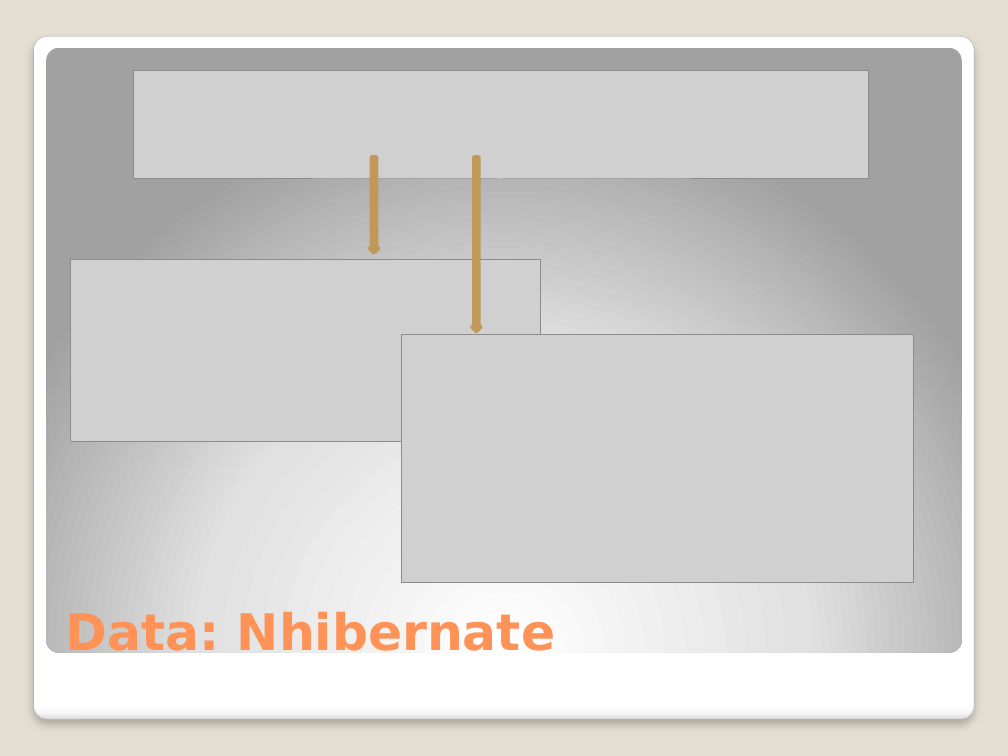
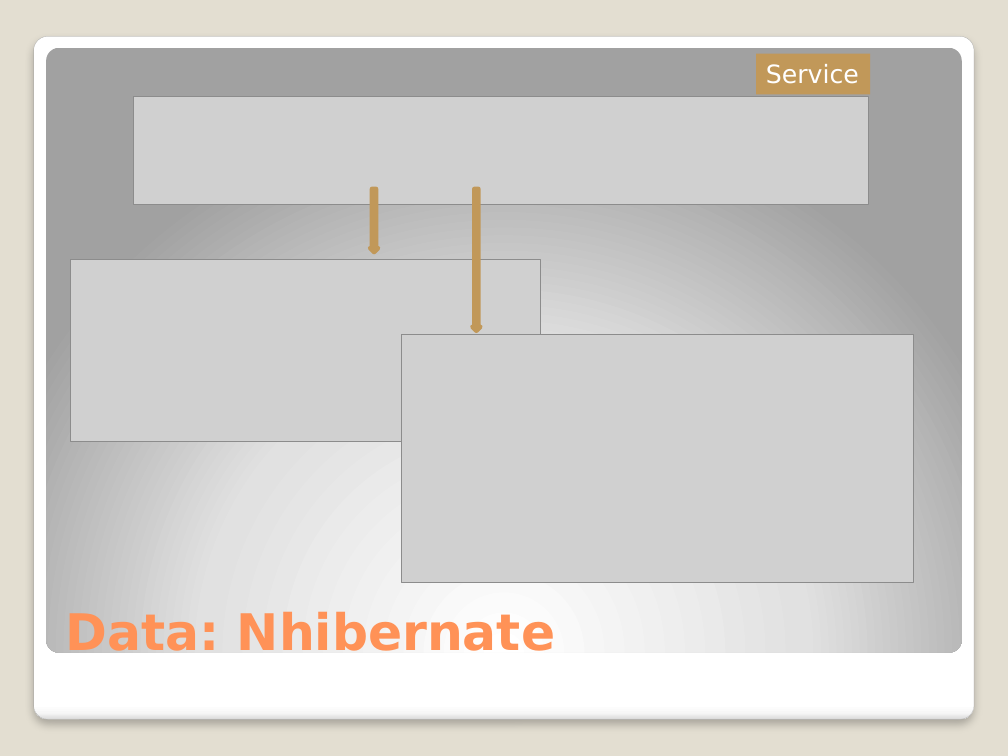
Before and after one commit to michelgrootjans/dkvlessonslearned, a slide deck: slide 21 of slides/Technical Session/Lessons learned.pptx. Drawn at 1008x756 pixels with LibreOffice and Linux fonts; fonts in the diff are those of the drawing; grey boxes stand for pictures. Boxes give left, top, right and bottom in pixels: in the first picture for what was removed or moved away, otherwise in the second. Text is boxed around its words. In the diff, an @@ line names an element or a change of style, - is before the commit and + after.

```diff
--- a/slides/Technical Session/Lessons learned.pptx
+++ b/slides/Technical Session/Lessons learned.pptx
@@ rectangle added at [756,53,870,94], fill #C19859, 18 pt, text #FFFFFF @@
+Service
@@ picture: place and size @@
-picture at [134,71,869,178]
+picture at [134,97,869,205]
@@ down arrow: place and size @@
-down arrow at [370,157,378,252]
+down arrow at [370,188,378,252]
@@ down arrow: place and size @@
-down arrow at [473,157,481,331]
+down arrow at [473,188,481,331]
```
Also in this commit, not shown: 17 other slides changed.
